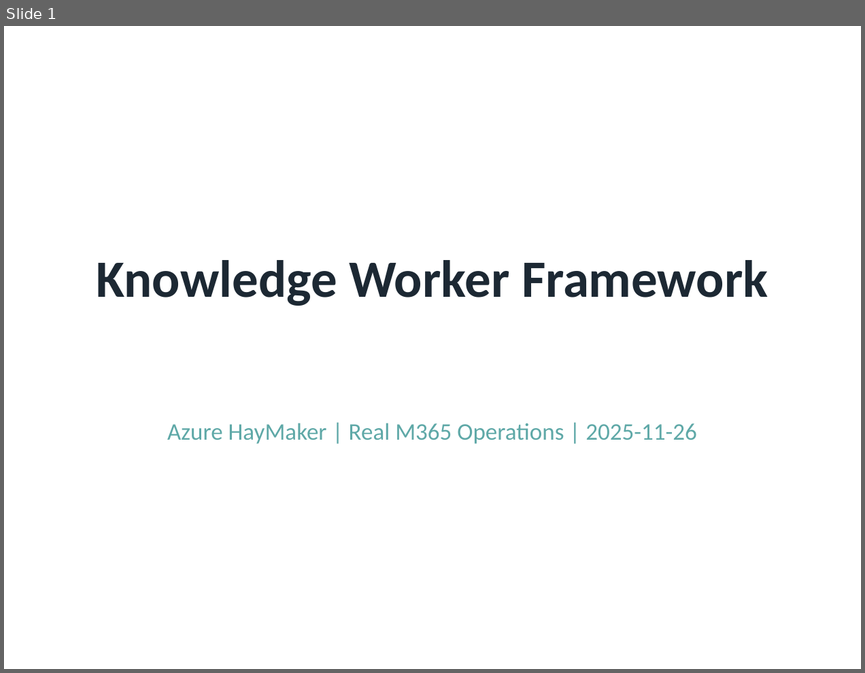
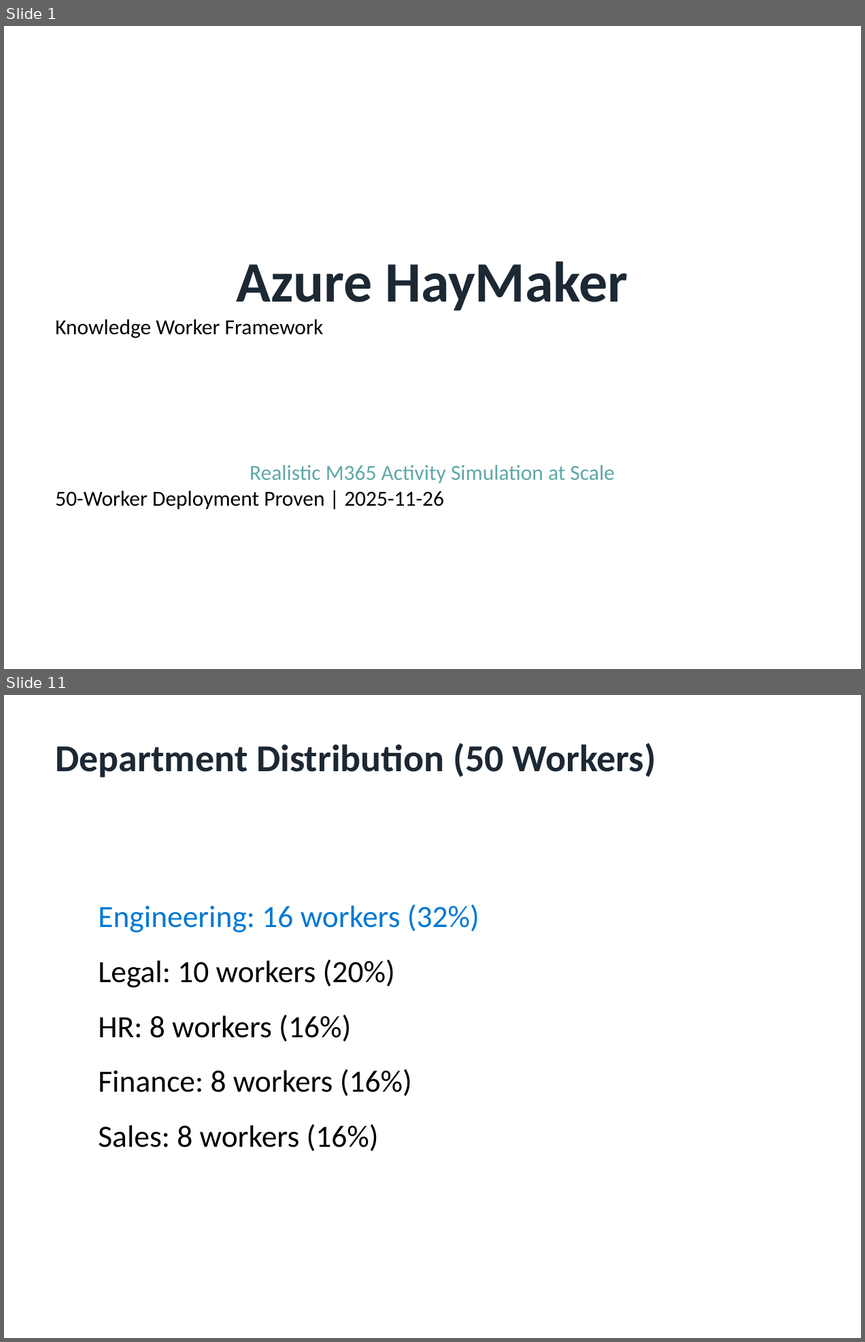
Before and after one commit to rysweet/AzureHayMaker, a slide deck: KnowledgeWorker-E2E-Evidence.pptx. Shown one above the other, each under a label of ours: slide 1 before the commit, slides 1 and 11 after it; the slides between them are not shown. The pictures are 865x673 and 865x1342 pixels, drawn with LibreOffice and Linux fonts; fonts in the diff are those of the drawing. Boxes give left, top, right and bottom in pixels: in the first picture for what was removed or moved away, otherwise in the second. Text is boxed around its words. In the diff, an @@ line names an element or a change of style, - is before the commit and + after.

```diff
--- a/KnowledgeWorker-E2E-Evidence.pptx
+++ b/KnowledgeWorker-E2E-Evidence.pptx
@@ slide 11 added at (x1=4, y1=695, x2=861, y2=1338), background #FFFFFF @@
@@ text added at (x1=55, y1=743, x2=655, y2=777), 32 pt, text #1C2833, bold @@
+Department Distribution (50 Workers)
@@ text added at (x1=98, y1=904, x2=479, y2=1151), 26 pt, text #000000 @@
+Engineering: 16 workers (32%)
+Legal: 10 workers (20%)
+HR: 8 workers (16%)
+Finance: 8 workers (16%)
+Sales: 8 workers (16%)
@@ slide 1 changed as well @@
@@ text at (x1=236, y1=261, x2=628, y2=311): paragraph added @@
+Azure HayMaker
@@ text at (x1=55, y1=319, x2=324, y2=338): size 44 to 18 pt, text colour #1C2833 to #000000, bold off in "Knowledge Worker Framework"; alignment centre to left @@
@@ text at (x1=55, y1=465, x2=614, y2=509): text changed; size 20 to 18 pt @@
-Azure HayMaker | Real M365 Operations | 2025-11-26
+Realistic M365 Activity Simulation at Scale
+50-Worker Deployment Proven | 2025-11-26
```
Also in this commit, not shown: 5 other slides changed, 8 other slides added, 10 slides removed, 7 other files.
